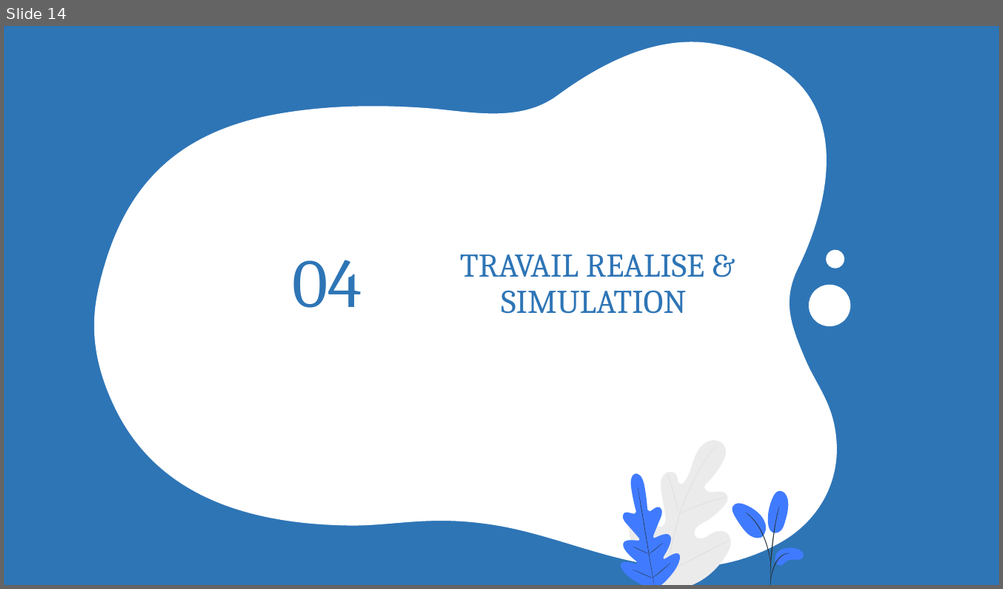
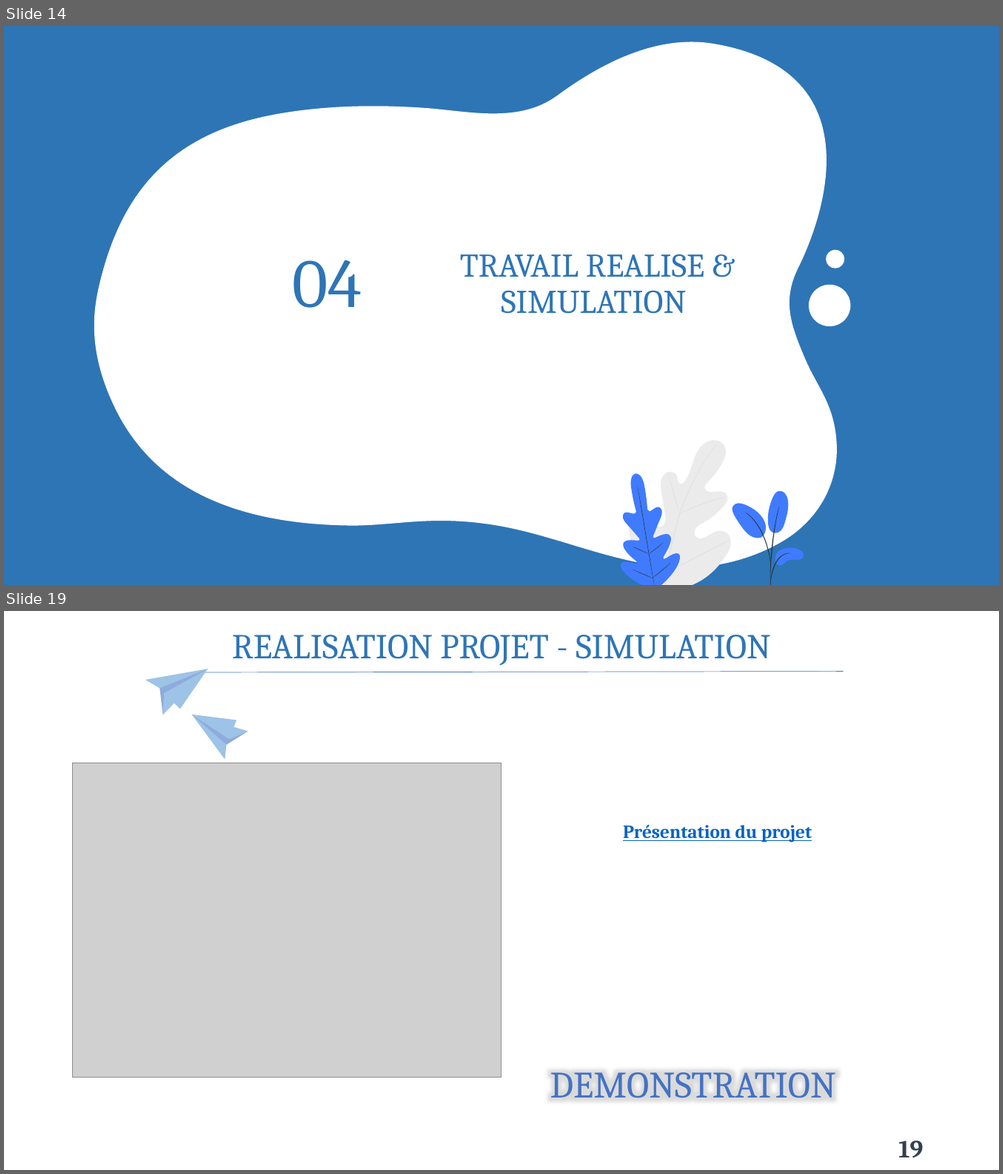
Before and after one commit to Claude127/stageX2, a slide deck: Presentation1.pptx. Shown one above the other, each under a label of ours: slide 14 before the commit, slides 14 and 19 after it; the slides between them are not shown. The pictures are 1003x589 and 1003x1174 pixels, drawn with LibreOffice and Linux fonts; fonts in the diff are those of the drawing; grey boxes stand for pictures. Boxes give left, top, right and bottom in pixels: in the first picture for what was removed or moved away, otherwise in the second. Text is boxed around its words. In the diff, an @@ line names an element or a change of style, - is before the commit and + after.

```diff
--- a/Presentation1.pptx
+++ b/Presentation1.pptx
@@ slide 19 added at bbox=[4, 611, 999, 1170], background #FFFFFF @@
@@ text added at bbox=[232, 635, 771, 665], 33.8 pt, text #2E75B6 @@
+REALISATION PROJET - SIMULATION
@@ freeform shape added at bbox=[145, 669, 208, 715], fill #9DC3E6 @@
@@ freeform shape added at bbox=[160, 669, 208, 714], fill #8FAADC @@
@@ line added from (200, 672) to (843, 672), #4472C4 0.5 pt @@
@@ freeform shape added at bbox=[163, 693, 174, 715], fill #9DC3E6 @@
@@ freeform shape added at bbox=[192, 695, 254, 763], fill #9DC3E6 @@
@@ freeform shape added at bbox=[192, 697, 249, 753], fill #8FAADC @@
@@ freeform shape added at bbox=[225, 723, 247, 741], fill #9DC3E6 @@
@@ picture added at bbox=[73, 763, 502, 1077] @@
@@ text added at bbox=[623, 825, 811, 843], 18 pt, text #0563C1, bold, underline @@
+Présentation du projet
@@ text added at bbox=[550, 1073, 836, 1099], 36 pt, text #4472C4 @@
+DEMONSTRATION
@@ page number added at bbox=[898, 1141, 922, 1158], 24 pt, text #333F50, bold @@
+19
```
Also in this commit, not shown: 13 slides changed, 2 other slides added, 5 other files.
